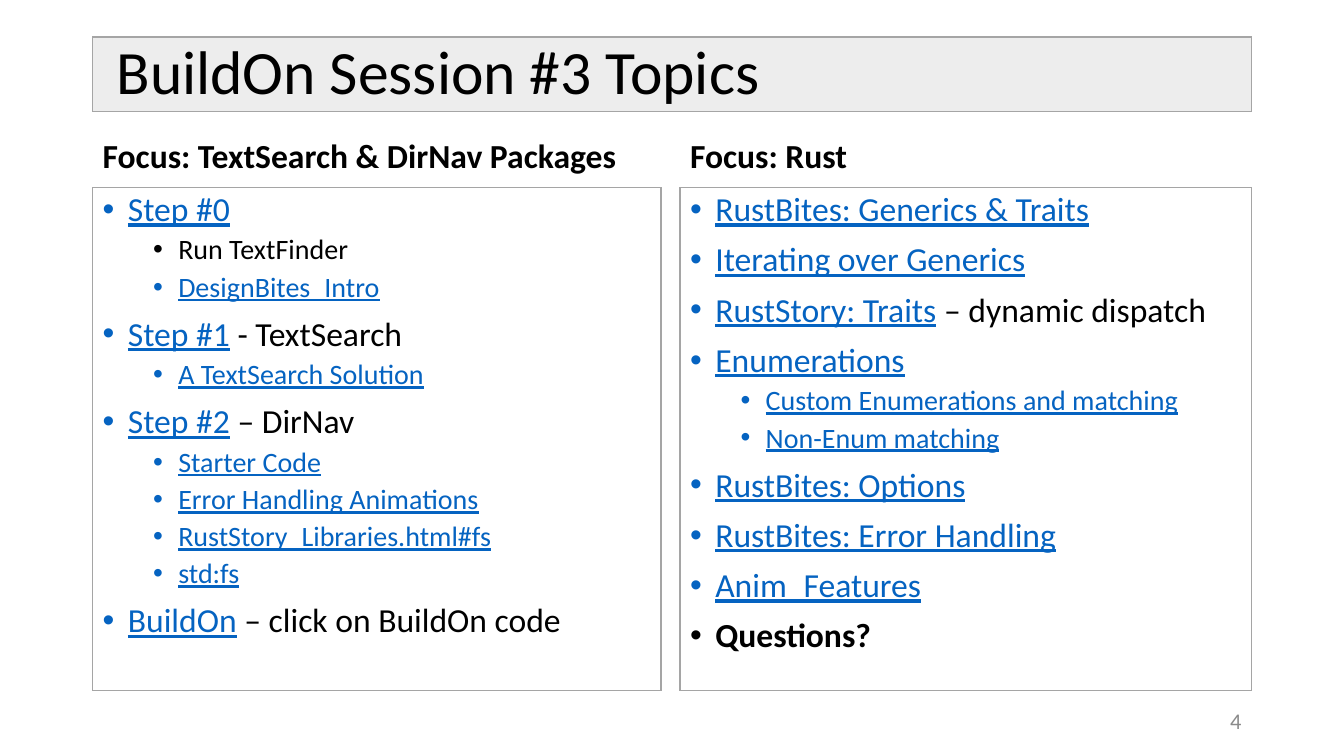
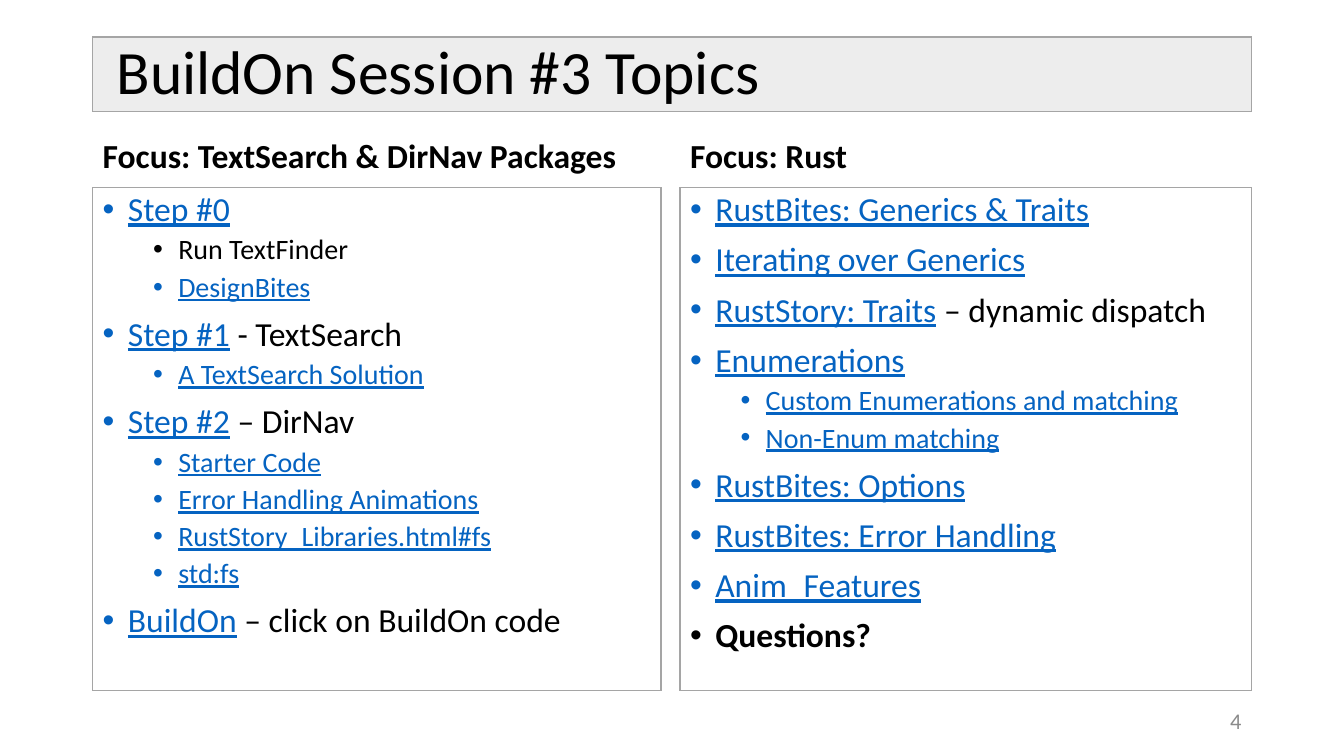
Before and after one commit to JimFawcett/JimFawcett.github.io, a slide deck: slide 4 of Resources/Build-On-3.pptx. Drawn at 1344x756 pixels with LibreOffice and Linux fonts; fonts in the diff are those of the drawing. Boxes give left, top, right and bottom in pixels: in the first picture for what was removed or moved away, otherwise in the second. Text is boxed around its words. In the diff, an @@ line names an element or a change of style, - is before the commit and + after.

```diff
--- a/Resources/Build-On-3.pptx
+++ b/Resources/Build-On-3.pptx
@@ text at (178,277,310,302): text changed @@
-  • DesignBites_Intro
+  • DesignBites
```
Also in this commit, not shown: 1 other file.
